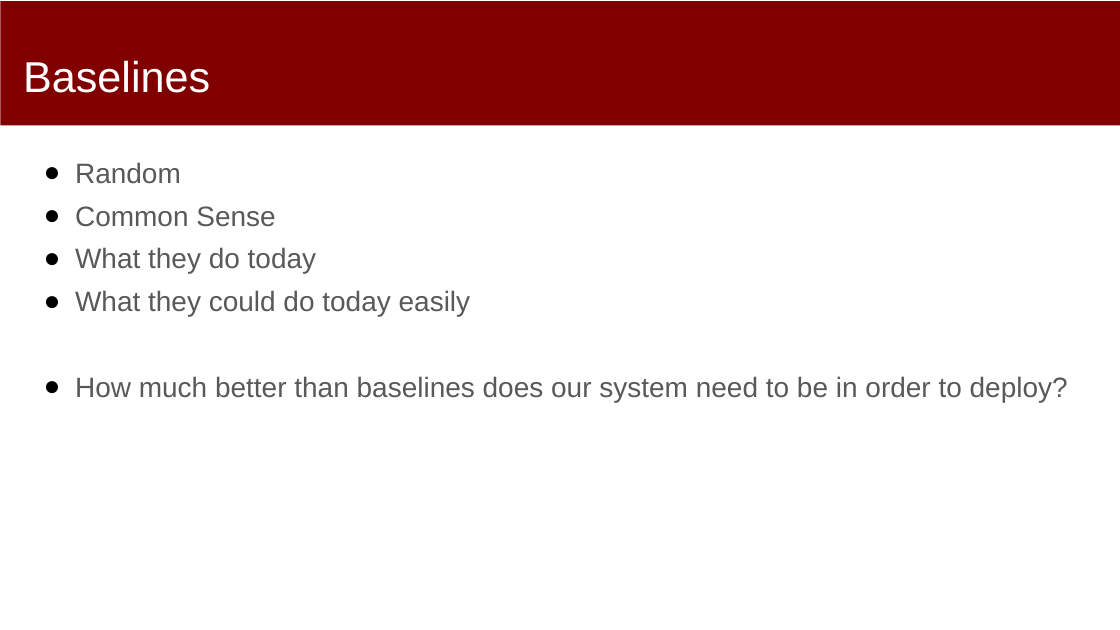
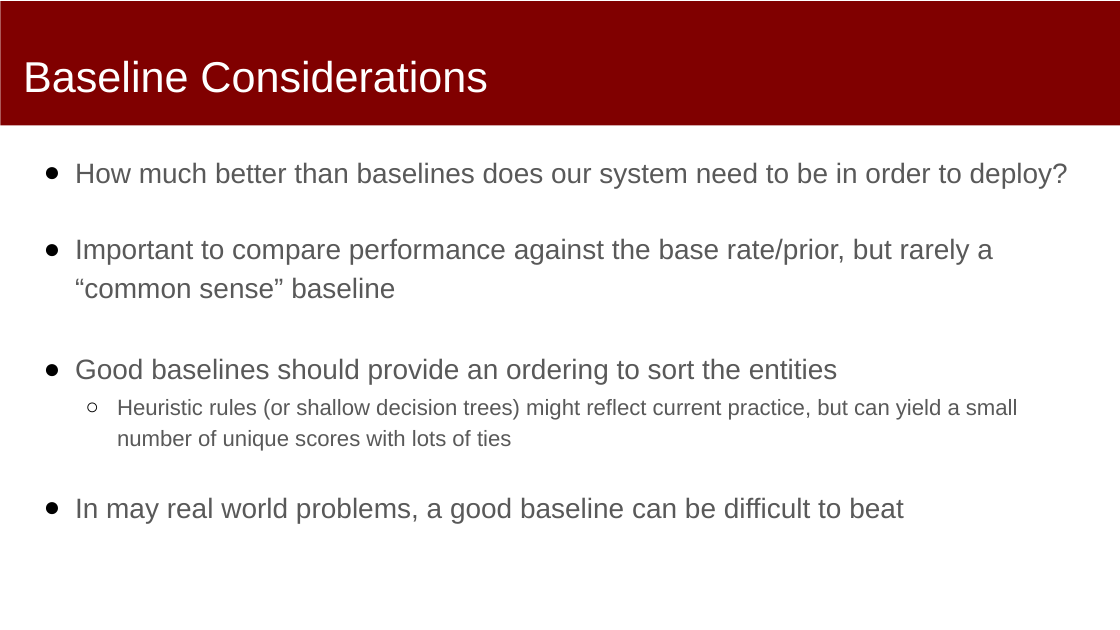
Before and after one commit to dssg/mlforpublicpolicylab, a slide deck: slide 9 of 03 - Data Exploration, Analytical Formulation, and Baselines/formulation-and-baselines.pptx (slide 6 before the commit). Drawn at 1120x630 pixels with LibreOffice and Linux fonts; fonts in the diff are those of the drawing. Boxes give left, top, right and bottom in pixels: in the first picture for what was removed or moved away, otherwise in the second. Text is boxed around its words. In the diff, an @@ line names an element or a change of style, - is before the commit and + after.

Commit message:
first pass and forumation and baseline slides

```diff
--- a/03 - Data Exploration, Analytical Formulation, and Baselines/formulation-and-baselines.pptx
+++ b/03 - Data Exploration, Analytical Formulation, and Baselines/formulation-and-baselines.pptx
@@ title at [23, 60, 487, 93]: text changed @@
-Baselines
+Baseline Considerations
@@ text at [75, 162, 471, 316]: paragraphs removed @@
-● Random
-● Common Sense
-● What they do today
-● What they could do today easily
@@ text at [75, 238, 1018, 523]: paragraphs added @@
+● Important to compare performance against the base rate/prior, but rarely a “common sense” baseline
+● Good baselines should provide an ordering to sort the entities
+  ○ Heuristic rules (or shallow decision trees) might reflect current practice, but can yield a small number of unique scores with lots of ties
+● In may real world problems, a good baseline can be difficult to beat
```
Also in this commit, not shown: 2 other slides changed, 6 slides added, 2 slides removed.
